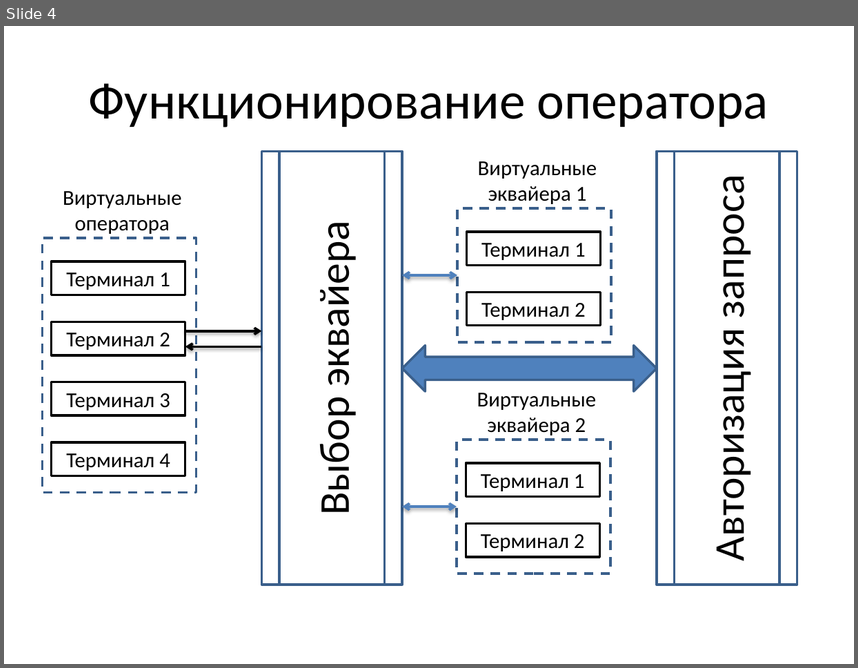
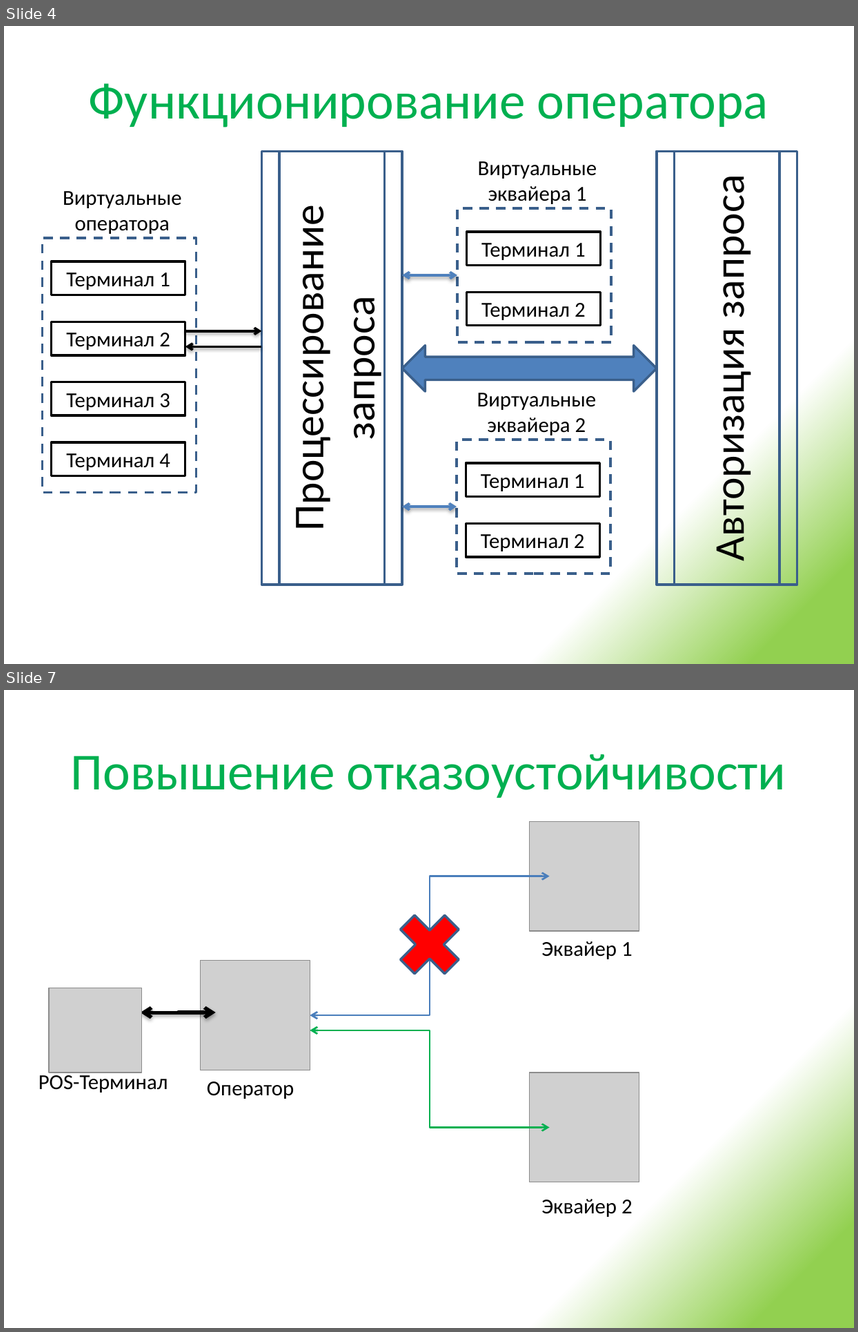
Before and after one commit to urgal/scft, a slide deck: Docs/Презентация решения.pptx. Shown one above the other, each under a label of ours: slide 4 before the commit, slides 4 and 7 after it; the slides between them are not shown. The pictures are 858x668 and 858x1332 pixels, drawn with LibreOffice and Linux fonts; fonts in the diff are those of the drawing; grey boxes stand for pictures. Boxes give left, top, right and bottom in pixels: in the first picture for what was removed or moved away, otherwise in the second. Text is boxed around its words. In the diff, an @@ line names an element or a change of style, - is before the commit and + after.

```diff
--- a/Docs/Презентация решения.pptx
+++ b/Docs/Презентация решения.pptx
@@ slide 7 added at [4,690,854,1328], background gradient #92D050 to #FFFFFF @@
@@ title added at [71,754,786,798], 44 pt, text #00B050 @@
+Повышение отказоустойчивости
@@ picture added at [529,822,639,931] @@
@@ elbow double arrow added from (310, 1015) to (550, 876), #4B7EBC 1.5 pt @@
@@ cross added at [388,902,473,987], fill #FF0000, outline #3A5F8C 2 pt @@
@@ text added at [542,941,633,959], 18 pt, text #000000 @@
+Эквайер 1
@@ picture added at [201,960,310,1070] @@
@@ picture added at [49,987,142,1072] @@
@@ elbow double arrow added from (140, 1012) to (216, 1012), #000000 3 pt @@
@@ elbow double arrow added from (310, 1030) to (550, 1127), #00B050 1.5 pt @@
@@ text added at [38,1071,168,1092], 18 pt, text #000000 @@
+POS-Терминал
@@ text added at [207,1081,294,1098], 18 pt, text #000000 @@
+Оператор
@@ picture added at [529,1072,639,1182] @@
@@ text added at [542,1199,633,1216], 18 pt, text #000000 @@
+Эквайер 2
@@ slide 4 changed as well @@
@@ background #FFFFFF to gradient #92D050 to #FFFFFF @@
@@ title "Функционирование оператора" at [89,83,769,127]: text colour #000000 to #00B050 @@
@@ text in flow chart predefined process at [283,237,386,520]: text changed @@
-Выбор эквайера
+Процессирование
+запроса
```
Also in this commit, not shown: 3 other slides changed, 4 other slides added, 6 other files.
